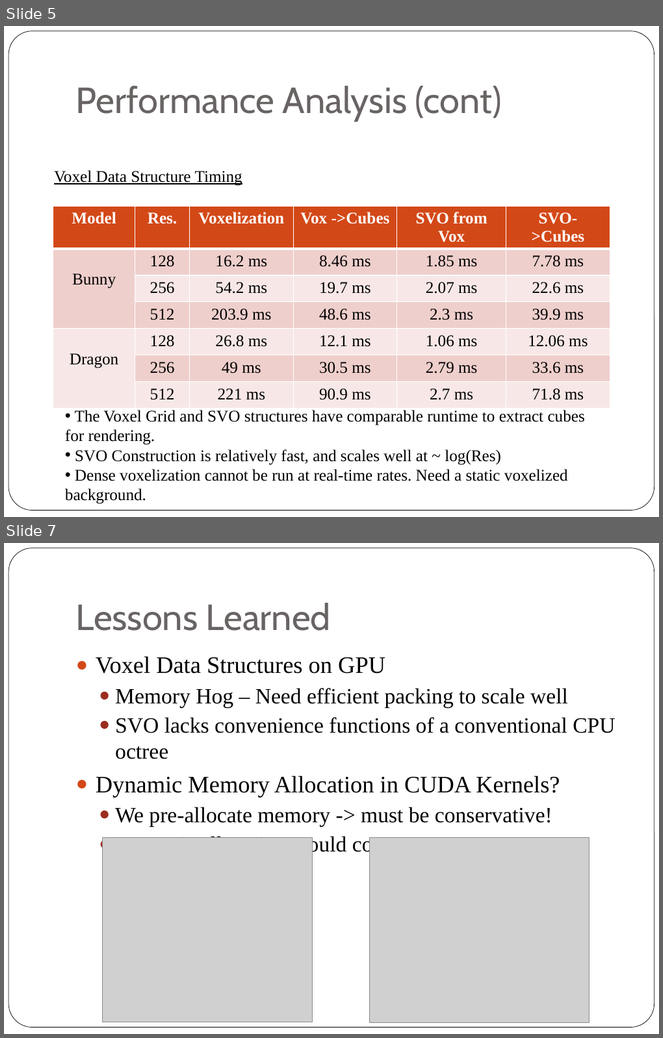
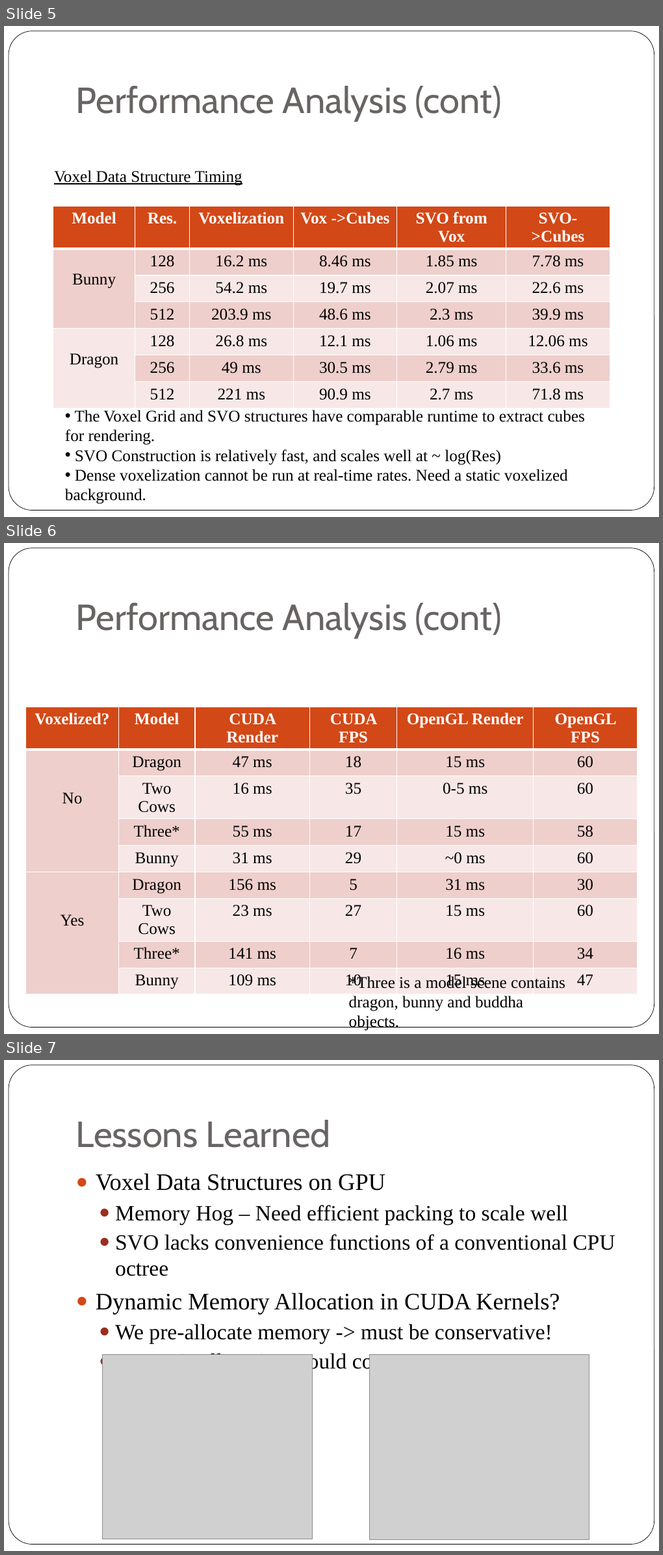
Before and after one commit to wang1262/Voxel-based-Rendering-, a slide deck: presentations/final.pptx. Shown one above the other, each under a label of ours: slides 5 and 7 before the commit, slides 5, 6 and 7 after it; the slides between them are not shown. The pictures are 663x1038 and 663x1555 pixels, drawn with LibreOffice and Linux fonts; fonts in the diff are those of the drawing; grey boxes stand for pictures. Boxes give left, top, right and bottom in pixels: in the first picture for what was removed or moved away, otherwise in the second. Text is boxed around its words. In the diff, an @@ line names an element or a change of style, - is before the commit and + after.

```diff
--- a/presentations/final.pptx
+++ b/presentations/final.pptx
@@ slide 6 added at bbox=[4, 543, 659, 1034], background #FFFFFF; not listed: 1 template element that a slide beside it also shows @@
@@ title added at bbox=[76, 603, 502, 639], 40 pt, text #696464 @@
+Performance Analysis (cont)
@@ table added at bbox=[25, 707, 637, 992], 9 rows, 6 columns @@
+Voxelized? | Model | CUDA Render | CUDA FPS | OpenGL Render | OpenGL FPS
+No | Dragon | 47 ms | 18 | 15 ms | 60
+ | Two Cows | 16 ms | 35 | 0-5 ms | 60
+ | Three* | 55 ms | 17 | 15 ms | 58
+ | Bunny | 31 ms | 29 | ~0 ms | 60
+Yes | Dragon | 156 ms | 5 | 31 ms | 30
+ | Two Cows | 23 ms | 27 | 15 ms | 60
+ | Three* | 141 ms | 7 | 16 ms | 34
+ | Bunny | 109 ms | 10 | 15 ms | 47
@@ text added at bbox=[349, 975, 566, 1012], 18 pt, text #000000 @@
+*Three is a model scene contains dragon, bunny and buddha objects.
```
Also in this commit, not shown: 1 slide removed, 2 other files.
